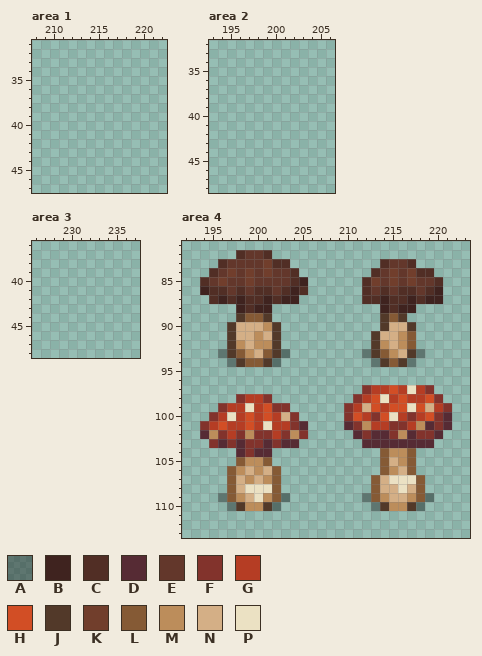
Pixel-art file, stored at src/concept/sprite/plants.aseprite. The first picture shows the starting point.
512x512 pixels, 1 frame. Colours within 5 levels of each other are drawn and written as one. Shown: area 1: x 208..222, y 31..47; area 2: x 193..206, y 32..48; area 3: x 226..237, y 36..48; area 4: x 192..223, y 81..113. The commit also changed other parts of the picture, which this record leaves out.
Palette (. is transparent): A #00000060  B #3f231f  C #512e25  D #562b34  E #63372b  F #82332c  G #b53d24  H #d24e25  J #523929  K #713e2c  L #855a35  M #bc8d5b  N #d4af86  P #ebe1c3
Pixels before, area 4, first column x 194:
 82 ....CEEC....................
 83 ..CEEEEKCC..........CEEC....
 84 .CEKEKEKEEC........CEKEKCC..
 85 CEKEEKEEEECB......CKEKEKEEC.
 86 BCCECECCECBC......CECECCECB.
 87 .CBCBCCBCBB.......CCBCCBCBB.
 88 ....BCBB............BCBB....
 89 ....JLLJ............JLJ.....
 90 ...JNNNMJ...........JNNJ....
 91 ...JNNMNJ..........JNNML....
 92 ...JMNMMJ..........JMNML....
 93 ..AJLMNLJA........AJLMNJA...
 94 ...AJLLJA..........AJLJA....
 95 ............................
 96 ............................
 97 ..................FGGHGPGF..
 98 ....FGGF.........FGHPGHGGHF.
 99 ..FGGPGHFF......FGNHGHHPHNGF
100 .FGPGHGHGNF.....FHGFHPGFGHFD
101 FGHGGHGPGGFD....DFMGGFFGMDFD
102 DMFGFMFFGFMF.....DFDDFMDFFD.
103 .FDFDFFDFDD.......DDDDDDDD..
104 ....DFDD............LMML....
105 ....LMML............LNML....
106 ...LMNMNL...........LMNL....
107 ...LNMNML..........LNPPPL...
108 ...LNPPPL..........LNNPNL...
109 ..ALMNPMLA........ALMNNMLA..
110 ...AJMMJA..........AJMMJA...
The same view after the edit:
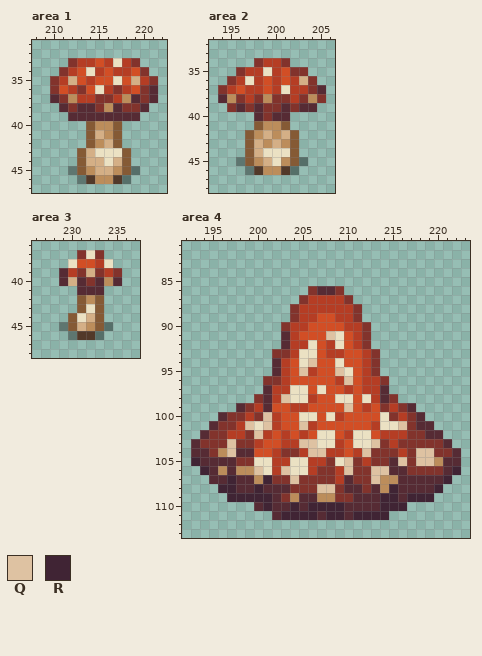
Colours new in this view: Q #dec2a2  R #402434
From old to new:
Changed rows in their new state; - is an unchanged pixel.
Area 1, layer "Layer 1":
first column x 210:
33 --FGGHGPGF--
34 -FGHPGHGGHF-
35 FGNHGHHPHNGF
36 FHGFHPGFGHFD
37 DFMGGFFGMDFD
38 -DFDDFMDFFD-
39 --DDDDDDDD--
40 ----LMML----
41 ----LNML----
42 ----LMNL----
43 ---LNPPPL---
44 ---LNNPNL---
45 --ALMNNMLA--
46 ---AJMMJA---
Area 2, layer "Layer 1":
first column x 194:
34 ----FGGF----
35 --FGGPGHFF--
36 -FGPGHGHGNF-
37 FGHGGHGPGGFD
38 DMFGFMFFGFMF
39 -FDFDFFDFDD-
40 ----DFDD----
41 ----LMML----
42 ---LMNMNL---
43 ---LNMNML---
44 ---LNPPPL---
45 --ALMNPMLA--
46 ---AJMMJA---
Area 3, layer "Layer 1":
first column x 229:
37 --FPF--
38 -PHHGP-
39 DGFNFGF
40 DNDFDMD
41 --DDD--
42 --LML--
43 --LPL--
44 -LPNL--
45 ALNMLA-
46 -AJJA--
Area 4, layer "Layer 1":
first column x 193:
 82 -----....---------------------
 83 ---........----------....-----
 84 --..........--------.......---
 85 -............------.........--
 86 -............FDDF--.........--
 87 --..........FGGGGF-.........--
 88 -----....--FGGGGGGF--....-----
 89 -----....--FGGHHGGF--...------
 90 ----......FGGHHHHGGF-....-----
 91 ----......DGHHHQPHGF.....-----
 92 ----......DGGPHGPHGF.....-----
 93 ---......FFGPPHGGHHGF.....----
 94 ----.....DGHPQHHPHHGF....-----
 95 ---------DGHQGHHQPHGF---------
 96 --------FFGHHHHHGQHGGF--------
 97 --------DGGPPHPHHGHG-D.....---
 98 -----..FDGQPPGHHPPHPGDF.....--
 99 ---..DF-DHHGGHHHHQHG-FGFD....-
100 --.DFFGFQ-HHPPHPGH-HHPF--D...-
101 -.DFF-QPQ-HHQGHHHHHH-PPQFD-..-
102 --F--GFQGHGHGHPPHGPPHGGGF-D---
103 DF-FQF-GHHGGQQPPGHPPQFGFFFFFD-
104 DDFMQ-DHHGFFGQQGGHGQFFFGFQQFFD
105 RDDDDFFPPGGPPGGFPQFGFFDQFQQMDD
106 -RDMD-MQPGQPPGFFGQFFQQDDFFFFDR
107 --DDRDDMRFFQFFFFGDFFQMMDDDDDR-
108 ---RRDDRDDDFFFQQFDDFDMRDDDDR--
109 ---.RRRRRDFMDDMMFFDDDRRDRRR---
110 ----...DRDDRDRRRRDDDDRRR..----
111 ---------DRRRRDRRDRRRR--------
Where, in picture pixels (left, top, right, bottom), the same in both pictures:
added: (50, 58, 158, 184)
added: (218, 58, 326, 175)
added: (59, 250, 122, 340)
changed: (191, 250, 461, 520)
